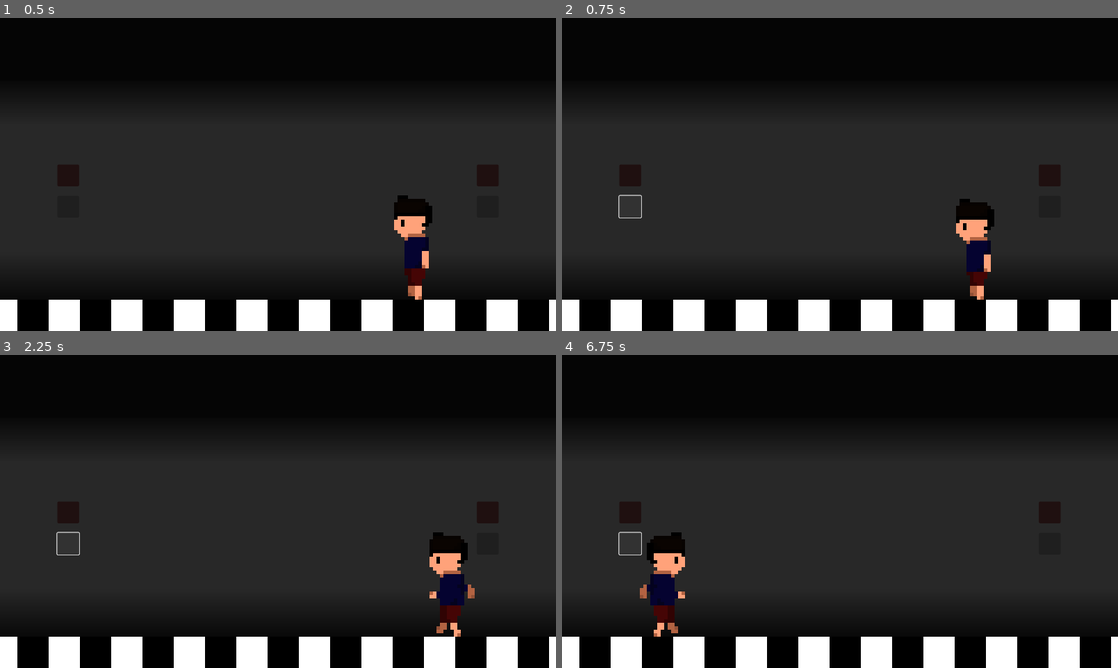
Above: before the commit, frames 1-4 (two rows, left to right).
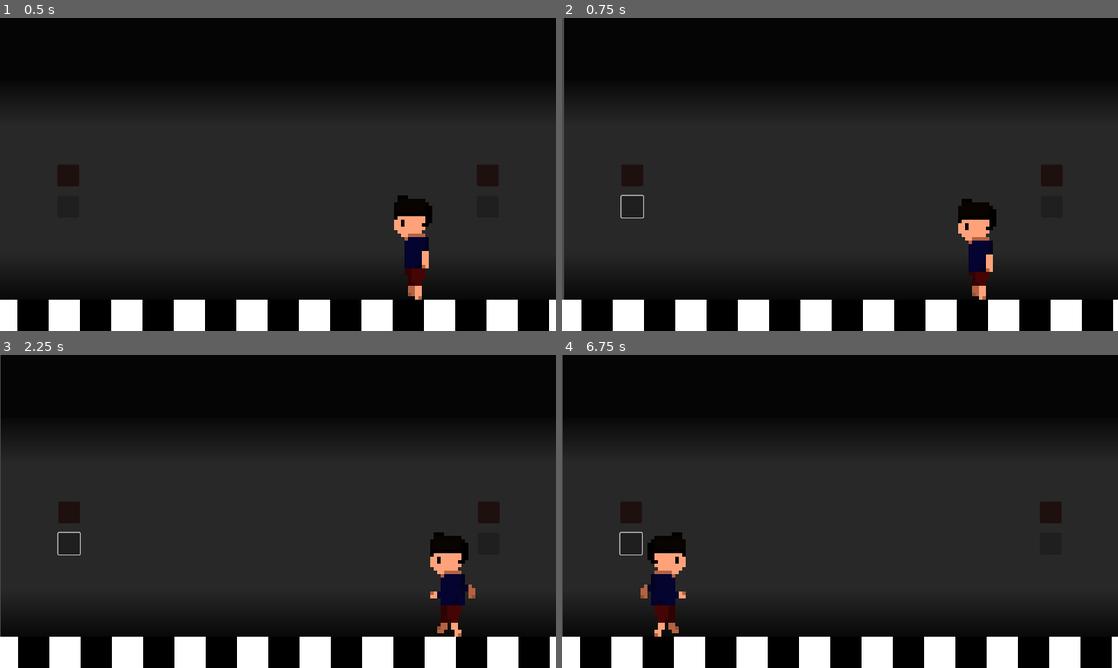
Above: after the commit, the same moments.

Repository: softpenguinz25/project-2
Game: Godot game, scene res://scenes/environment/main_office.tscn
Same seed, same stepped clock (60 frames per second), same inputs: the game is played once before the commit and once after it.
Inputs (mouse positions are in pixels of both pictures, inside the frame that each line leads up to):
- Up to frame 1 (0.5 s): no input
- Up to frame 2 (0.75 s): click (628, 205) at 0.52 s
- Up to frame 3 (2.25 s): hold D (move_right) 1.28-2.03 s; tap Enter at 2 s; hold A (move_left) from 2.03 s (still down)
- Up to frame 4 (6.75 s): release A (move_left) at 2.78 s; hold D (move_right) 2.78-4.28 s; hold A (move_left) 4.28-6.53 s; tap Space at 6.5 s; hold D (move_right) from 6.53 s (still down)

Frame 1 is identical in both runs. In frame 2, 1.4% of the frame differs, in the area x 0-100%, y 0-100%; in frame 3, 0.5%; in frame 4, 0.5%.

Commit message:
10-16-23 Door Lights Done!
Made

yahoo wallawallabingbong :D

Diff:
--- a/FNAF 2D/scenes/characters/player.tscn
+++ b/FNAF 2D/scenes/characters/player.tscn
@@ -139,6 +139,33 @@
 "speed": 12.0
 }]
 
+[sub_resource type="Animation" id="Animation_ge1ud"]
+length = 0.001
+tracks/0/type = "value"
+tracks/0/imported = false
+tracks/0/enabled = true
+tracks/0/path = NodePath("AnimatedSprite2D:animation")
+tracks/0/interp = 1
+tracks/0/loop_wrap = true
+tracks/0/keys = {
+"times": PackedFloat32Array(0),
+"transitions": PackedFloat32Array(1),
+"update": 1,
+"values": [&"idle_left"]
+}
+tracks/1/type = "value"
+tracks/1/imported = false
+tracks/1/enabled = true
+tracks/1/path = NodePath("AnimatedSprite2D:frame")
+tracks/1/interp = 1
+tracks/1/loop_wrap = true
+tracks/1/keys = {
+"times": PackedFloat32Array(0),
+"transitions": PackedFloat32Array(1),
+"update": 1,
+"values": [0]
+}
+
 [sub_resource type="Animation" id="Animation_pmetw"]
 resource_name = "idle_left"
 loop_mode = 1
@@ -165,33 +192,6 @@
 "transitions": PackedFloat32Array(1, 1),
 "update": 1,
 "values": [0, 1]
-}
-
-[sub_resource type="Animation" id="Animation_ge1ud"]
-length = 0.001
-tracks/0/type = "value"
-tracks/0/imported = false
-tracks/0/enabled = true
-tracks/0/path = NodePath("AnimatedSprite2D:animation")
-tracks/0/interp = 1
-tracks/0/loop_wrap = true
-tracks/0/keys = {
-"times": PackedFloat32Array(0),
-"transitions": PackedFloat32Array(1),
-"update": 1,
-"values": [&"idle_left"]
-}
-tracks/1/type = "value"
-tracks/1/imported = false
-tracks/1/enabled = true
-tracks/1/path = NodePath("AnimatedSprite2D:frame")
-tracks/1/interp = 1
-tracks/1/loop_wrap = true
-tracks/1/keys = {
-"times": PackedFloat32Array(0),
-"transitions": PackedFloat32Array(1),
-"update": 1,
-"values": [0]
 }
 
 [sub_resource type="Animation" id="Animation_n5lp0"]
--- a/FNAF 2D/scenes/environment/door.tscn
+++ b/FNAF 2D/scenes/environment/door.tscn
@@ -178,4 +178,6 @@
 size_flags_horizontal = 4
 size_flags_vertical = 4
 
+[connection signal="button_down" from="Light Button" to="." method="change_light_state" binds= [true]]
+[connection signal="button_up" from="Light Button" to="." method="change_light_state" binds= [false]]
 [connection signal="button_down" from="Door Button" to="." method="switch_door_state"]
--- a/FNAF 2D/scenes/environment/main_office.tscn
+++ b/FNAF 2D/scenes/environment/main_office.tscn
@@ -74,8 +74,9 @@
 [node name="player" parent="." instance=ExtResource("1_52sae")]
 position = Vector2(956, 520)
 
-[node name="camera_manager" type="Node" parent="."]
+[node name="camera_manager" type="Node" parent="." node_paths=PackedStringArray("camera")]
 script = ExtResource("4_fgdp0")
+camera = NodePath("Camera2D")
 
 [node name="Camera2D" type="Camera2D" parent="camera_manager"]
 position = Vector2(640, 360)
@@ -88,3 +89,8 @@
 
 [node name="door_right" type="Node2D" parent="camera_manager"]
 position = Vector2(960, 360)
+
+[connection signal="light_off" from="door_left" to="camera_manager" method="set_camera_pos" binds= ["default"]]
+[connection signal="light_on" from="door_left" to="camera_manager" method="set_camera_pos" binds= ["door_left"]]
+[connection signal="light_off" from="door_right" to="camera_manager" method="set_camera_pos" binds= ["default"]]
+[connection signal="light_on" from="door_right" to="camera_manager" method="set_camera_pos" binds= ["door_right"]]
--- a/FNAF 2D/scripts/environment/camera_tweener.gd
+++ b/FNAF 2D/scripts/environment/camera_tweener.gd
@@ -1,8 +1,19 @@
 extends Node
 
+@export_category("References")
 @export var camera : Camera2D
 
-func change_camera_pos(pos_name : String):
+@export_category("Tweening")
+@export var tween_speed : float = .2
+
+var pos_tween : Tween
+
+func set_camera_pos(pos_name : String):
 	for child in get_children():
 		if child.name == pos_name:
-			camera.position = child.position
+			tween_camera_pos(child.position)
+
+func tween_camera_pos(new_pos : Vector2):
+	pos_tween = create_tween()
+	pos_tween.set_trans(Tween.TRANS_CIRC)
+	pos_tween.tween_property(camera, "position", new_pos, tween_speed)
--- a/FNAF 2D/scripts/environment/door.gd
+++ b/FNAF 2D/scripts/environment/door.gd
@@ -1,7 +1,18 @@
 extends StaticBody2D
 
+@export var animation_tree : AnimationTree
+
+@export_category("Door")
 var current_door_state : bool = true
-@export var animation_tree : AnimationTree
+
+@export_category("Light")
+var current_light_state : bool = false
+
+@export_category("Signals")
+signal door_off(door_off_data)
+signal door_on(door_on_data)
+signal light_off(light_off_data)
+signal light_on(light_on_data)
 
 func switch_door_state():
 	change_door_state(!current_door_state)
@@ -14,3 +25,22 @@
 
 	animation_tree["parameters/conditions/trigger_close"] = !current_door_state
 	animation_tree["parameters/conditions/trigger_open"] = current_door_state
+
+	if current_door_state:
+		door_on.emit()
+	else:
+		door_off.emit()
+
+func switch_light_state():
+	change_light_state(!current_light_state)
+
+func change_light_state(new_light_state : bool):
+	if current_light_state == new_light_state:
+		return
+
+	current_light_state = new_light_state
+
+	if current_light_state:
+		light_on.emit()
+	else:
+		light_off.emit()
